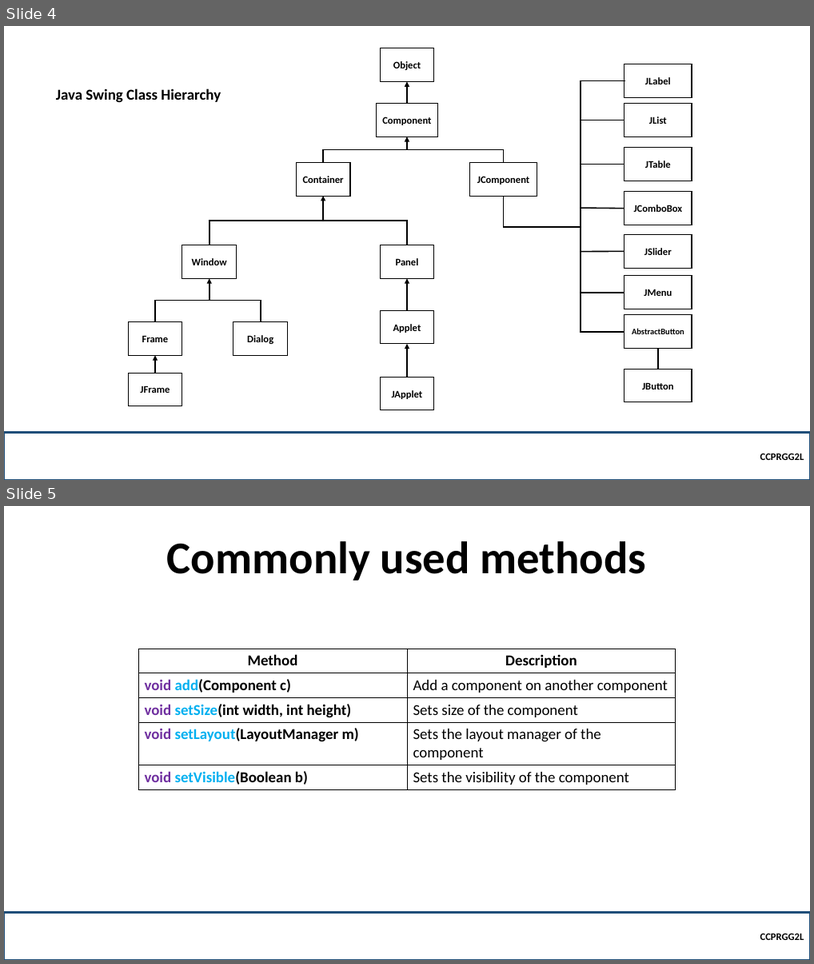
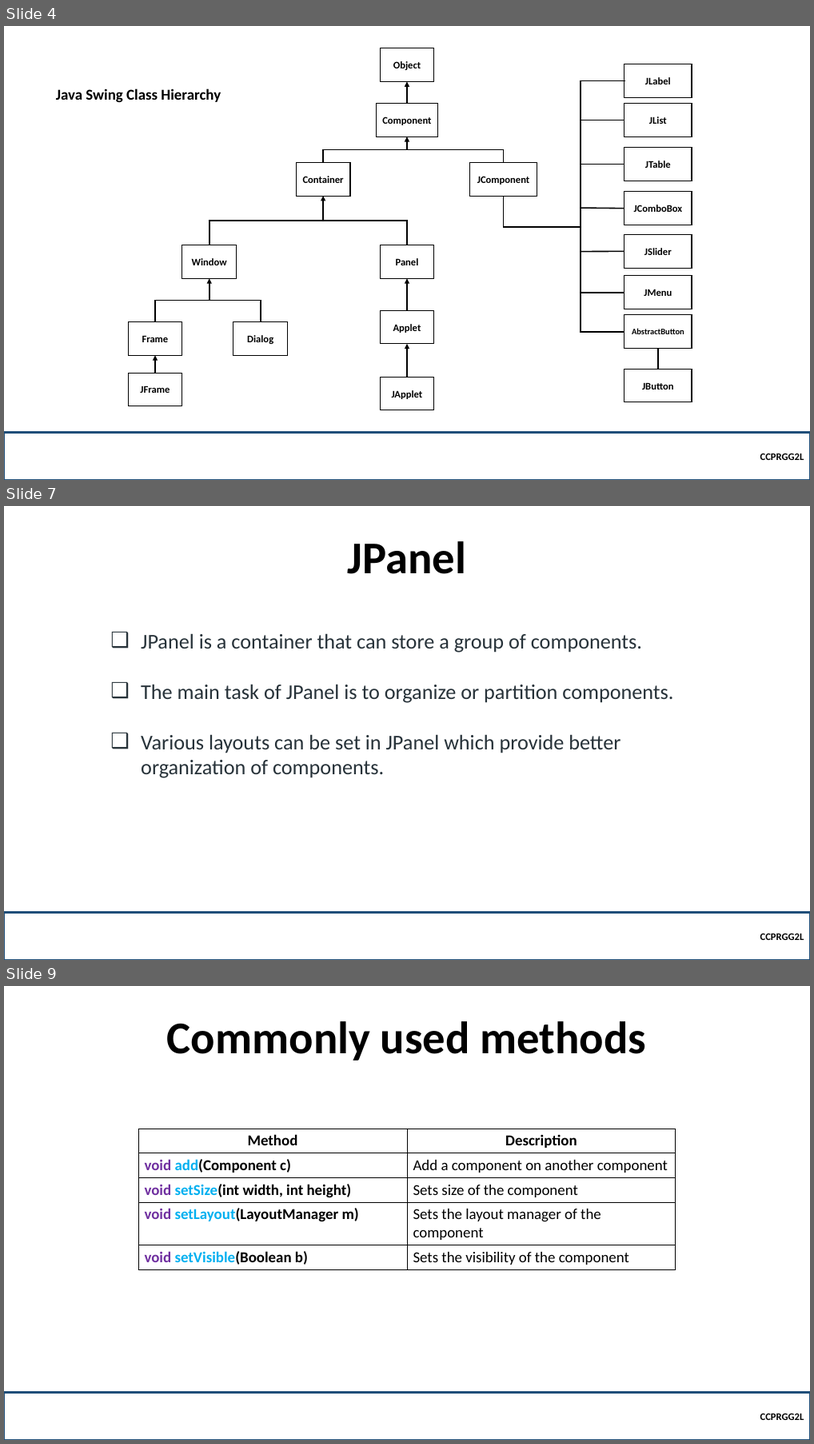
Before and after one commit to robitussin/CCPRGG2L, a slide deck: week_9-10/Java Swing.pptx. Shown one above the other, each under a label of ours: slides 4 and 5 before the commit, slides 4, 7 and 9 after it; the slides between them are not shown. The pictures are 814x964 and 814x1444 pixels, drawn with LibreOffice and Linux fonts; fonts in the diff are those of the drawing; background and template pictures are left out. Boxes give left, top, right and bottom in pixels: in the first picture for what was removed or moved away, otherwise in the second. Text is boxed around its words. In the diff, an @@ line names an element or a change of style, - is before the commit and + after.

```diff
--- a/week_9-10/Java Swing.pptx
+++ b/week_9-10/Java Swing.pptx
@@ slide 7 added at (4, 506, 810, 960), background picture (left out) @@
@@ title added at (348, 541, 467, 574), 54 pt, text #000000, bold @@
+JPanel
@@ text added at (141, 633, 674, 778), 25 pt, text #273239 @@
+❑ JPanel is a container that can store a group of components.
+❑ The main task of JPanel is to organize or partition components.
+❑ Various layouts can be set in JPanel which provide better organization of components.
@@ rectangle added at (4, 912, 810, 960), outline #1F4E79 2.25 pt, 12 pt, text #000000, bold @@
+CCPRGG2L
@@ what was slide 5 is now slide 9 @@
```
Also in this commit, not shown: 3 other slides added.
